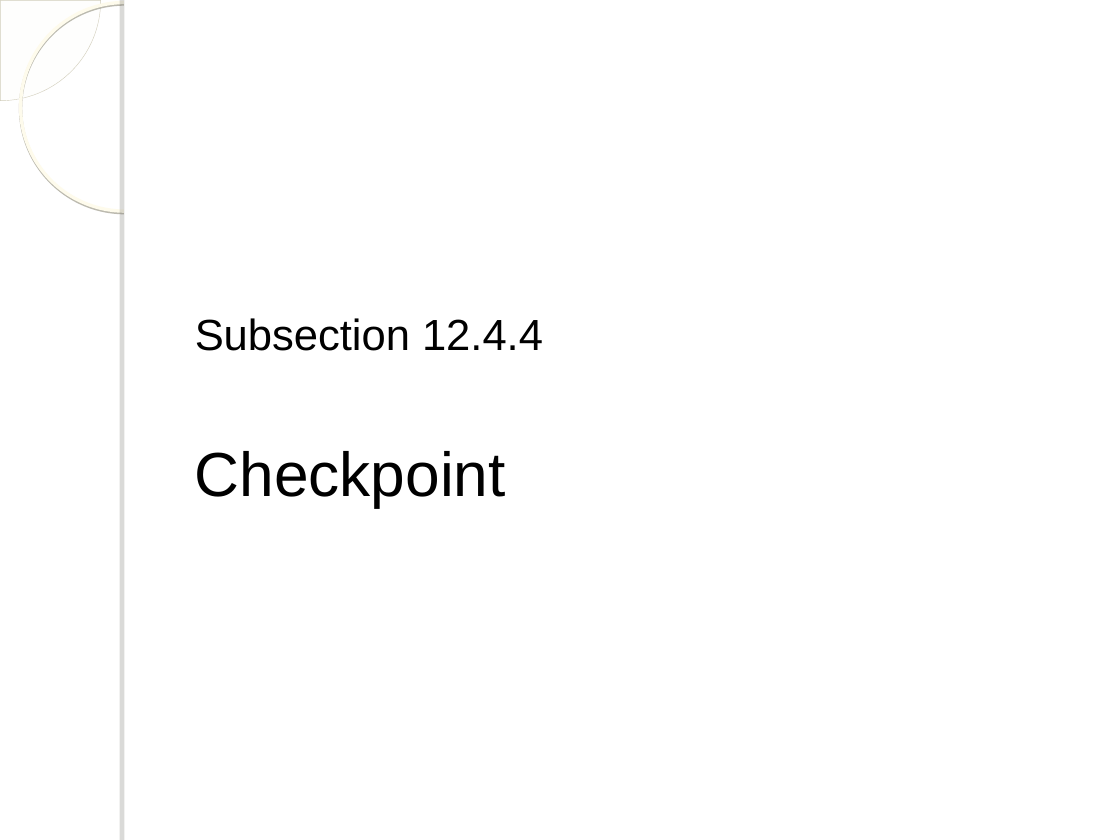
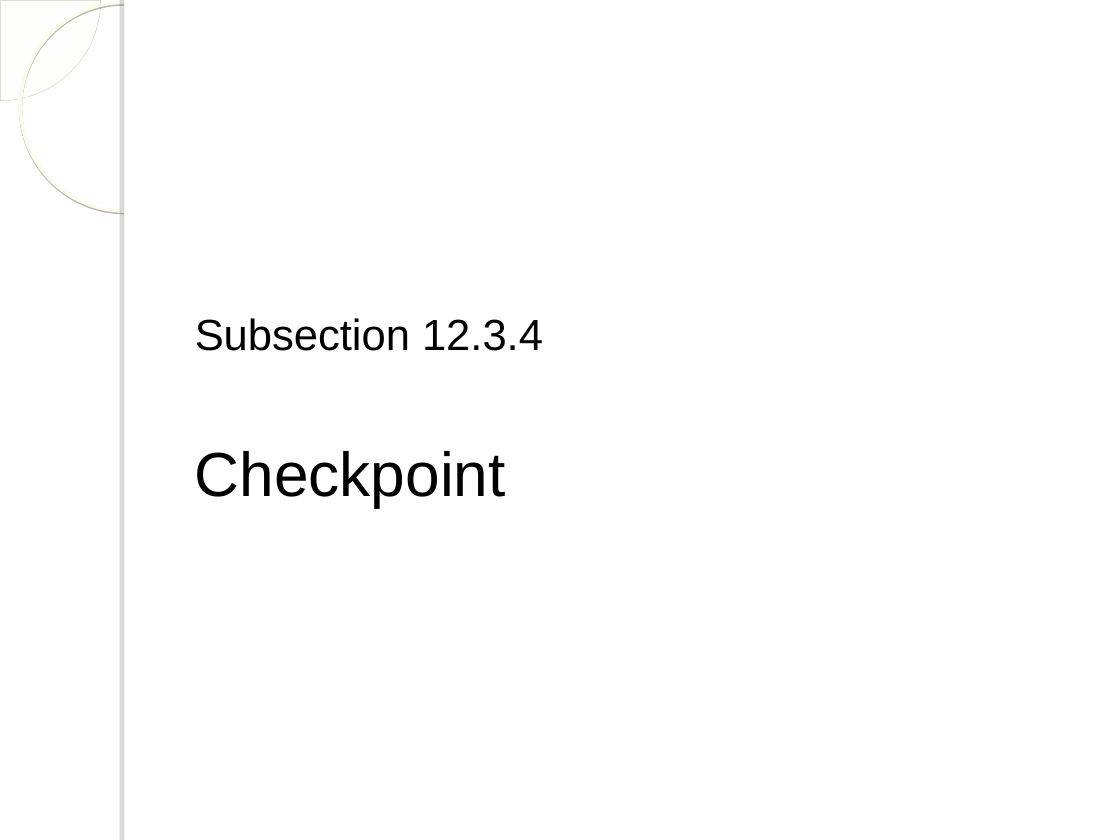
Before and after one commit to fanju1984/ddb, a slide deck: slide 41 of Fall 2017/Slides/12. Distributed DBMS Reliability - 1 of 3.ppt. Drawn at 1120x840 pixels with LibreOffice and Linux fonts; fonts in the diff are those of the drawing; background and template pictures are left out. Boxes give left, top, right and bottom in pixels: in the first picture for what was removed or moved away, otherwise in the second. Text is boxed around its words. In the diff, an @@ line names an element or a change of style, - is before the commit and + after.

```diff
--- a/Fall 2017/Slides/12. Distributed DBMS Reliability - 1 of 3.ppt
+++ b/Fall 2017/Slides/12. Distributed DBMS Reliability - 1 of 3.ppt
@@ text at box(195, 318, 543, 507): text changed @@
-Subsection 12.4.4
-Checkpoint
+Subsection 12.3.4
+Checkpoint
```
Also in this commit, not shown: 3 other slides changed, 3 other files.
